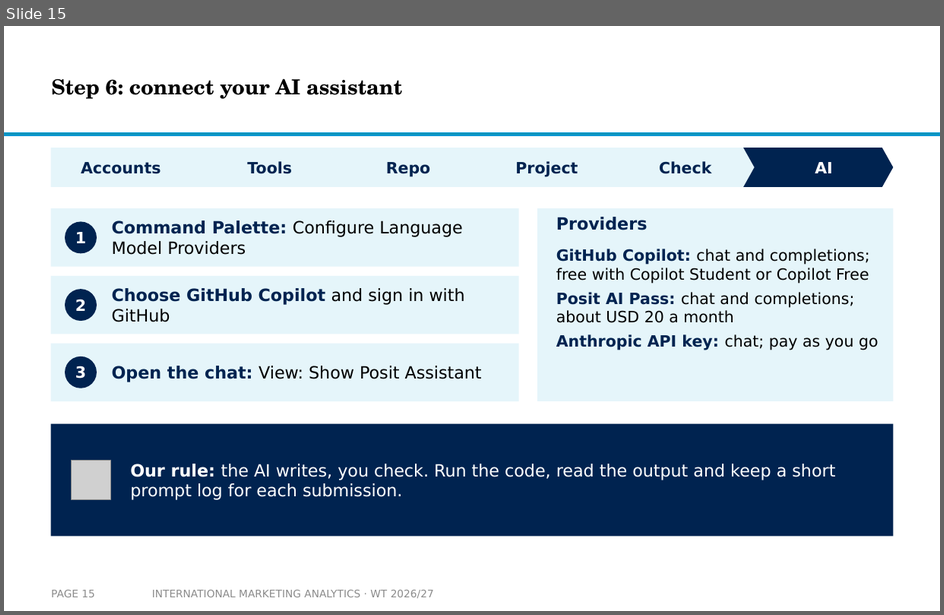
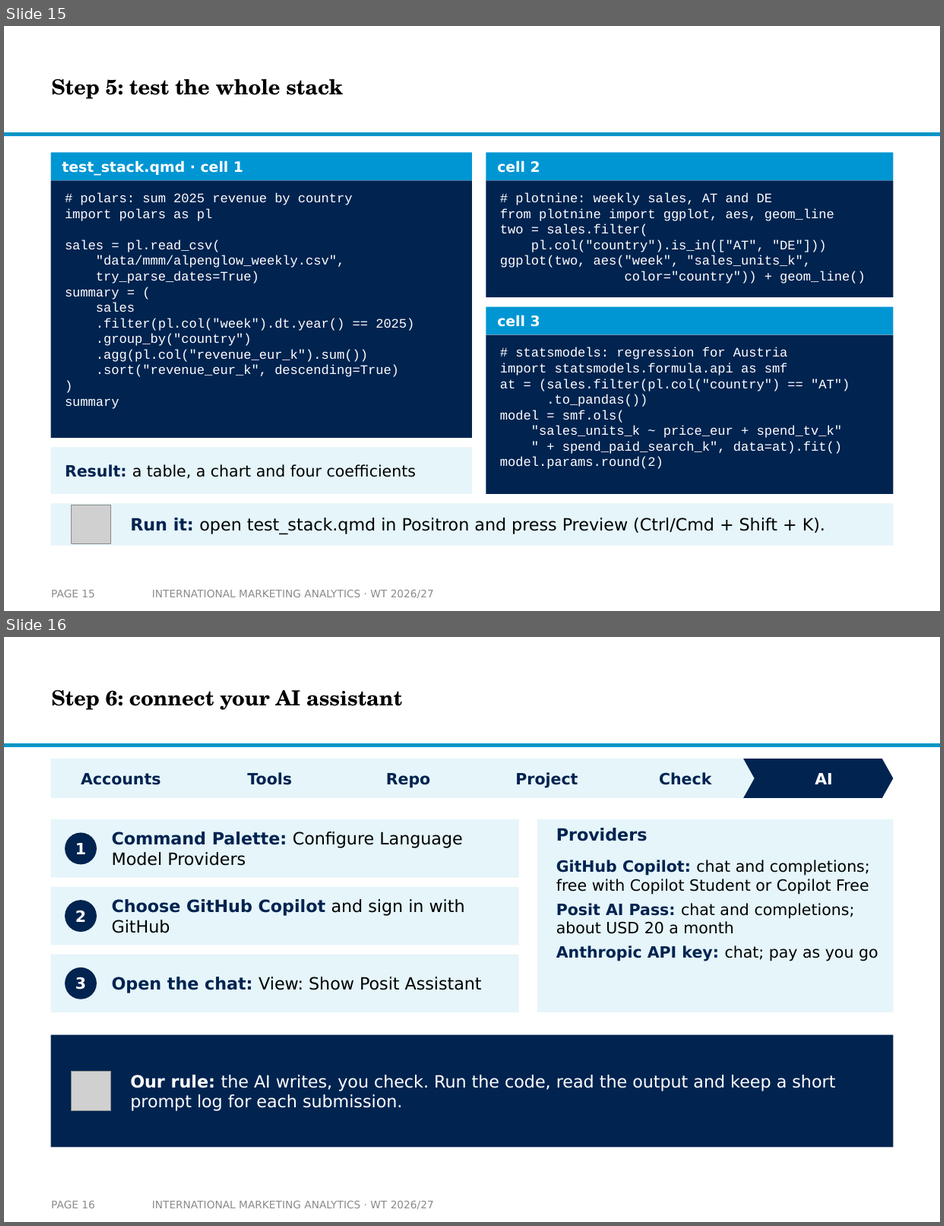
Before and after one commit to arnefloh-wu/International-Marketing-Analytics, a slide deck: slides/01a_setup-and-registration_WT26-27.pptx. Shown one above the other, each under a label of ours: slide 15 before the commit, slides 15 and 16 after it. The pictures are 944x615 and 944x1226 pixels, drawn with LibreOffice and Linux fonts; fonts in the diff are those of the drawing; grey boxes stand for pictures; background and template pictures are left out. Boxes give left, top, right and bottom in pixels: in the first picture for what was removed or moved away, otherwise in the second. Text is boxed around its words. In the diff, an @@ line names an element or a change of style, - is before the commit and + after.

```diff
--- a/slides/01a_setup-and-registration_WT26-27.pptx
+++ b/slides/01a_setup-and-registration_WT26-27.pptx
@@ slide 15 added at (x1=4, y1=26, x2=940, y2=611), background #FFFFFF; not listed: 1 template element that a slide beside it also shows @@
@@ title added at (x1=51, y1=79, x2=343, y2=99), 16 pt, text #000000, bold @@
+Step 5: test the whole stack
@@ rectangle added at (x1=51, y1=152, x2=472, y2=180), fill #0096D3 @@
@@ text added at (x1=62, y1=161, x2=243, y2=176), 11 pt, text #FFFFFF, bold @@
+test_stack.qmd · cell 1
@@ rectangle added at (x1=486, y1=152, x2=893, y2=180), fill #0096D3 @@
@@ text added at (x1=497, y1=161, x2=541, y2=173), 11 pt, text #FFFFFF, bold @@
+cell 2
@@ rectangle added at (x1=51, y1=180, x2=472, y2=438), fill #002350 @@
@@ rectangle added at (x1=486, y1=180, x2=893, y2=297), fill #002350 @@
@@ text added at (x1=65, y1=192, x2=414, y2=409), 10 pt, text #FFFFFF @@
+# polars: sum 2025 revenue by country
+import polars as pl
+sales = pl.read_csv(
+"data/mmm/alpenglow_weekly.csv",
+try_parse_dates=True)
+summary = (
+sales
+.filter(pl.col("week").dt.year() == 2025)
+.group_by("country")
+.agg(pl.col("revenue_eur_k").sum())
+.sort("revenue_eur_k", descending=True)
+)
+summary
@@ text added at (x1=500, y1=192, x2=866, y2=284), 10 pt, text #FFFFFF @@
+# plotnine: weekly sales, AT and DE
+from plotnine import ggplot, aes, geom_line
+two = sales.filter(
+pl.col("country").is_in(["AT", "DE"]))
+ggplot(two, aes("week", "sales_units_k",
+color="country")) + geom_line()
@@ rectangle added at (x1=486, y1=307, x2=893, y2=335), fill #0096D3 @@
@@ text added at (x1=497, y1=315, x2=541, y2=327), 11 pt, text #FFFFFF, bold @@
+cell 3
@@ rectangle added at (x1=486, y1=335, x2=893, y2=494), fill #002350 @@
@@ text added at (x1=500, y1=347, x2=850, y2=469), 10 pt, text #FFFFFF @@
+# statsmodels: regression for Austria
+import statsmodels.formula.api as smf
+at = (sales.filter(pl.col("country") == "AT")
+.to_pandas())
+model = smf.ols(
+"sales_units_k ~ price_eur + spend_tv_k"
+" + spend_paid_search_k", data=at).fit()
+model.params.round(2)
@@ rectangle added at (x1=51, y1=447, x2=472, y2=494), fill #E5F5FA @@
@@ text added at (x1=65, y1=465, x2=416, y2=479), 12 pt, text #000000 @@
+Result: a table, a chart and four coefficients
@@ rectangle added at (x1=51, y1=503, x2=893, y2=546), fill #E5F5FA @@
@@ picture added at (x1=72, y1=506, x2=110, y2=545) @@
@@ text added at (x1=130, y1=518, x2=826, y2=535), 13 pt, text #000000 @@
+Run it: open test_stack.qmd in Positron and press Preview (Ctrl/Cmd + Shift + K).
@@ page number added at (x1=51, y1=590, x2=94, y2=598), 8 pt, text #8C8C8C @@
+PAGE 15
@@ text added at (x1=152, y1=590, x2=434, y2=598), 8 pt, text #8C8C8C @@
+INTERNATIONAL MARKETING ANALYTICS · WT 2026/27
@@ what was slide 15 is now slide 16 @@
@@ page number at (x1=51, y1=1201, x2=94, y2=1209): text changed @@
-PAGE 15
+PAGE 16
```
Also in this commit, not shown: 7 slides changed, 8 other slides added, 1 slide removed, 12 other files.
